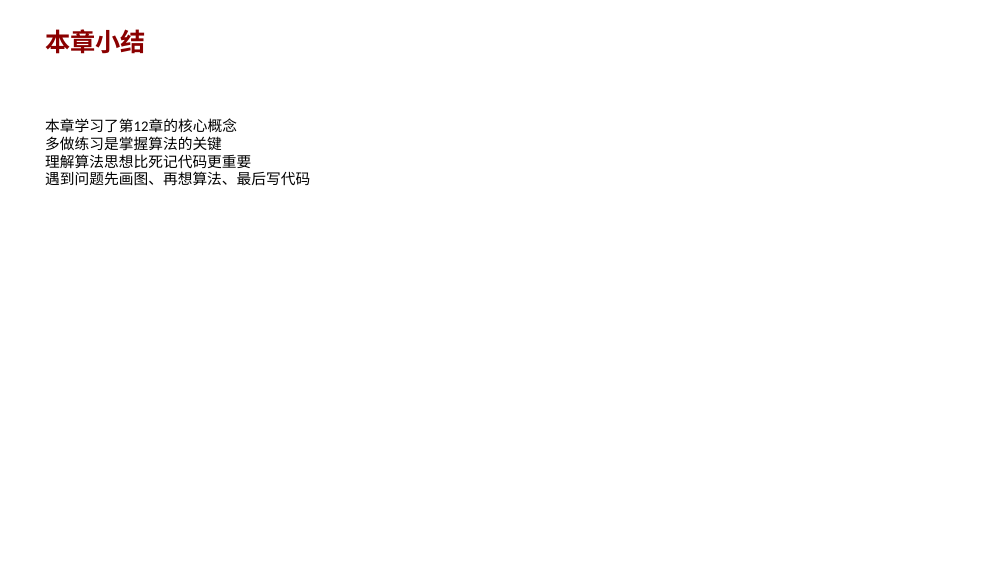
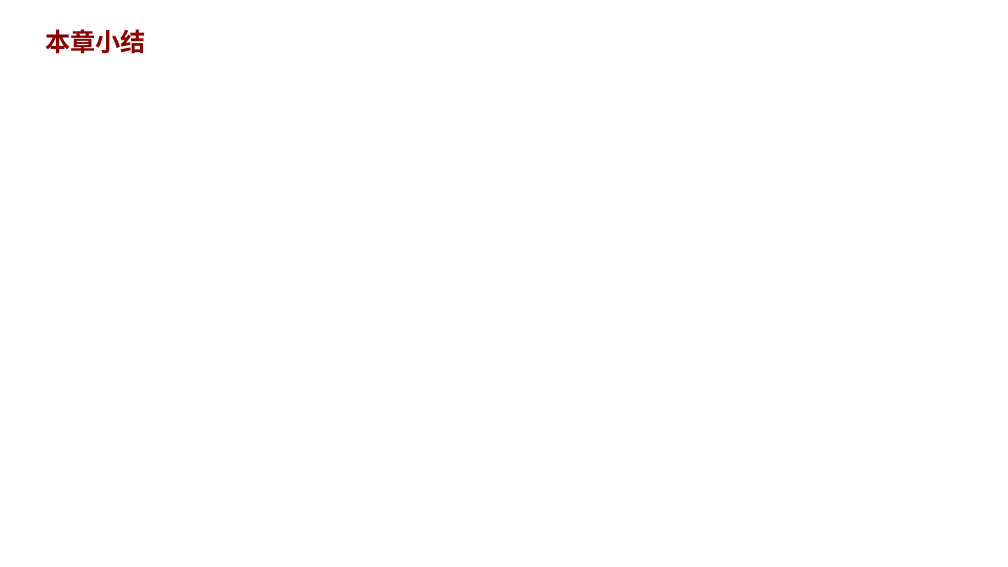
Before and after one commit to AndyLishengrui/trae-coding-course, a slide deck: slide 7 of textbook/ppt/chapter12_ppt.pptx. Drawn at 1008x567 pixels with LibreOffice and Linux fonts; fonts in the diff are those of the drawing. Boxes give left, top, right and bottom in pixels: in the first picture for what was removed or moved away, otherwise in the second. Text is boxed around its words. In the diff, an @@ line names an element or a change of style, - is before the commit and + after.

Commit message:
v6.9: PPT章节专属小结 + 验证修复
PPT改进：
- 15个PPT从8页扩充到9页
- 最后一页添加章节专属核心要点（4条）
- PPT第2轮验证通过

教材迭代进度：
- 叙事改进：Ch1-3 ✅, Ch4-6 ✅, Ch12-15 进行中
- 解题思路丰富：11个关键问题 ✅
- 复杂度分析：168题 ✅
- 难度标记：168题 ✅
- PPT验证：2/3轮 ✅

```diff
--- a/textbook/ppt/chapter12_ppt.pptx
+++ b/textbook/ppt/chapter12_ppt.pptx
@@ text removed at [45, 118, 310, 186] @@
-本章学习了第12章的核心概念
-多做练习是掌握算法的关键
-理解算法思想比死记代码更重要
-遇到问题先画图、再想算法、最后写代码
```
Also in this commit, not shown: 1 slide added, 20 other files.
